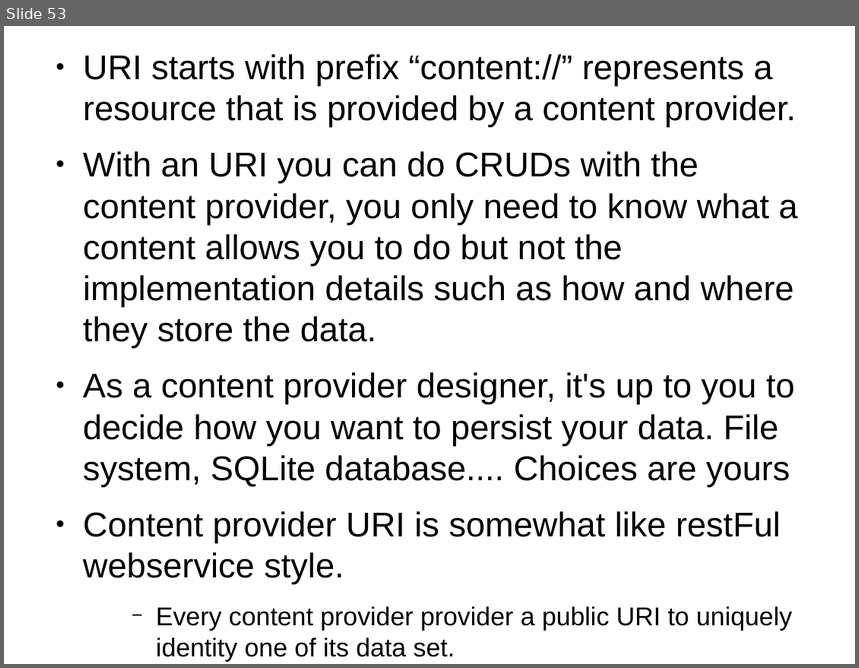
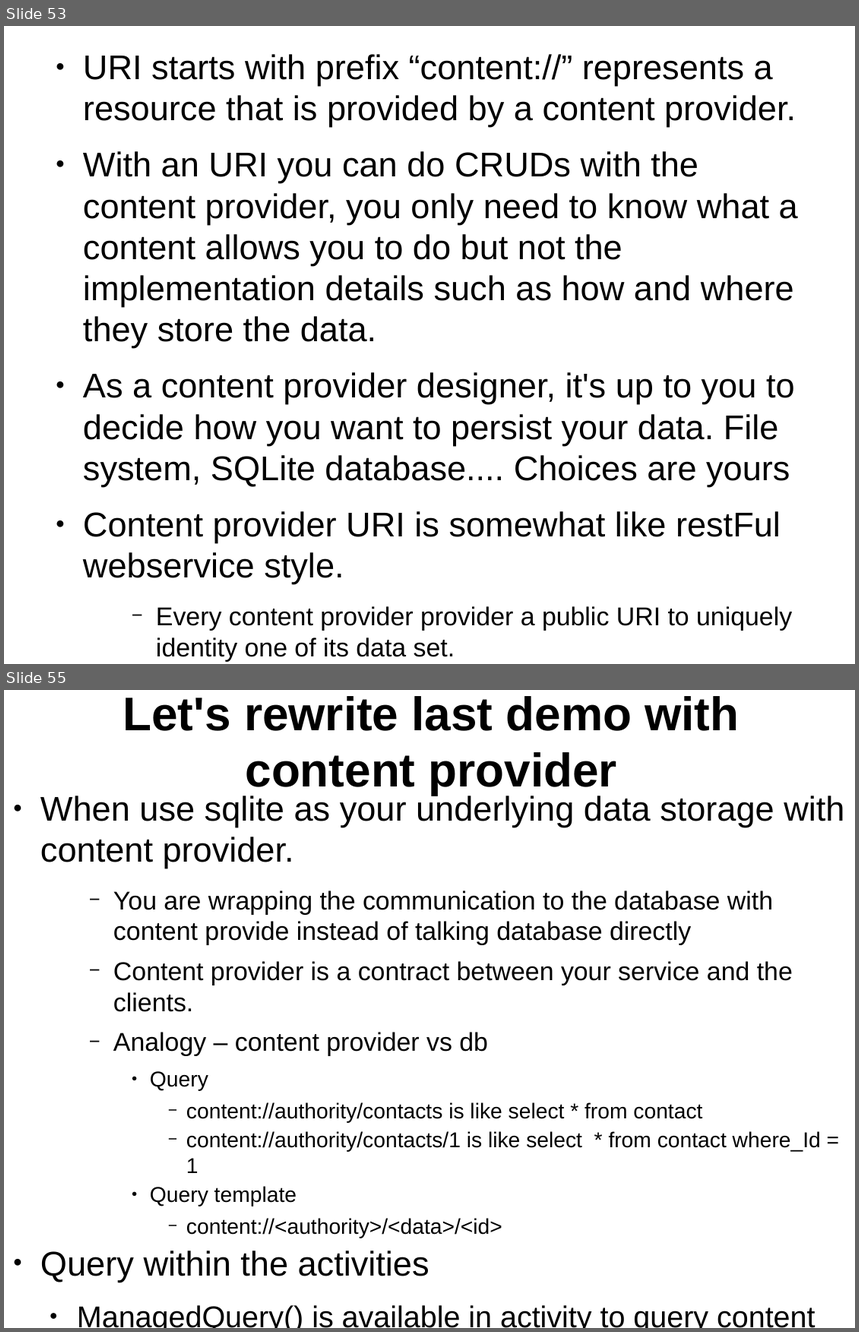
Before and after one commit to thegreatdao/testa, a slide deck: assets/android2.odp. Shown one above the other, each under a label of ours: slide 53 before the commit, slides 53 and 55 after it; the slides between them are not shown. The pictures are 859x668 and 859x1332 pixels, drawn with LibreOffice and Linux fonts; fonts in the diff are those of the drawing. Boxes give left, top, right and bottom in pixels: in the first picture for what was removed or moved away, otherwise in the second. Text is boxed around its words. In the diff, an @@ line names an element or a change of style, - is before the commit and + after.

Commit message:
added content provider description need to add example

```diff
--- a/assets/android2.odp
+++ b/assets/android2.odp
@@ slide 55 added at [4, 690, 855, 1328], background #FFFFFF @@
@@ title added at [123, 696, 739, 795], 44 pt, text #000000, bold @@
+Let's rewrite last demo with content provider
@@ text added at [40, 793, 845, 1328], 24 pt, text #000000 @@
+● When use sqlite as your underlying data storage with content provider.
+    − You are wrapping the communication to the database with content provide instead of talking database directly
+    − Content provider is a contract between your service and the clients.
+    − Analogy – content provider vs db
+      ● Query
+        − content://authority/contacts is like select * from contact
+        − content://authority/contacts/1 is like select * from contact where_Id = 1
+      ● Query template
+        − content://<authority>/<data>/<id>
+● Query within the activities
+  ● ManagedQuery() is available in activity to query content provider
```
Also in this commit, not shown: 1 slide changed, 9 other slides added, 4 other files.
